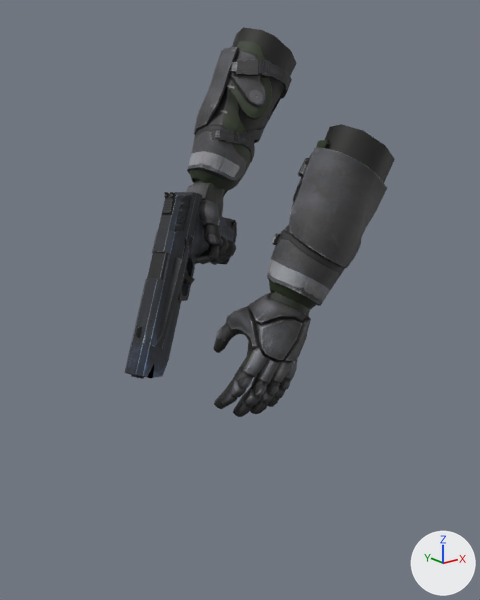
Before and after pictures for a commit that changed the Blender file neo/modelsrc/weapons/viewmodels.blend.
Camera for both pictures: a camera (50 mm lens) standing at (-82.7, -73.9, -25.1) and looking at (-29.3, -7.1, -51.8). Every picture has the same lights, and +X, +Y and +Z are marked at lower right. The older version comes first.

In view in the first picture: 'jinrai_tachi_preview'.
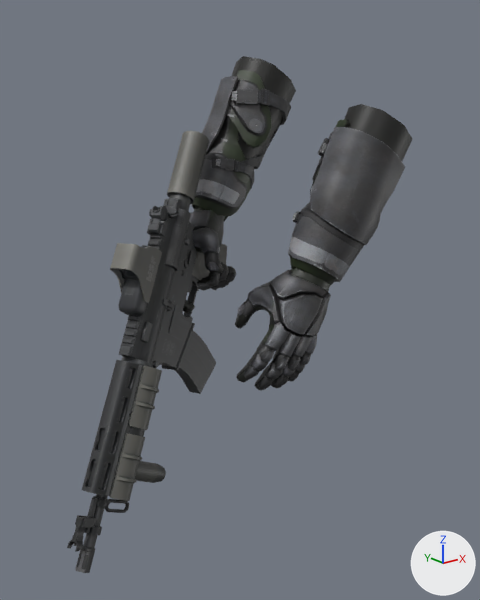
The edits, one by one:
Picture 'zr68_front.png' (img_zr68_front_png) is new.
Picture 'zr68_back.png' (img_zr68_back_png) is new.
Picture 'zr68_reddot.png' (img_zr68_reddot_png) is new.
Material 'jinrai_armsheet1.001' (mat_jinrai_armsheet1_001) is new.
Its texture is img_jinrai_armsheet1_png.
Material 'zr68_front' (mat_zr68_front) is new.
Its texture is img_zr68_front_png.
Material 'zr68_back' (mat_zr68_back) is new.
Its texture is img_zr68_back_png.
Material 'jinrai_armsheet2.001' (mat_jinrai_armsheet2_001) is new.
Its texture is img_jinrai_armsheet2_png.
Material 'zr68_reddot' (mat_zr68_reddot) is new.
Its texture is img_zr68_reddot_png.
me_jinrai_tachi_preview is used by ob_jinrai_tachi_preview; location (0.0, 0.0, 0.0).
me_jinrai_tachi_preview had 3016 vertices, 5456 faces and spanned x -45.8..-9.3, y -18.3..10.4, z -66.0..-16.3.
me_jinrai_tachi_preview no longer uses material mat_jinrai_armsheet2 (picture img_jinrai_armsheet2_png).
me_jinrai_tachi_preview no longer uses material mat_jinrai_armsheet1 (picture img_jinrai_armsheet1_png).
me_jinrai_tachi_preview no longer uses material mat_tachi (picture img_tachi_png).
me_jinrai_tachi_preview now has 4582 vertices, 7994 faces and spans x -57.5..-5.2, y -17.8..10.4, z -79.8..-20.1.
me_jinrai_tachi_preview part 1: the loose piece of 486 vertices spanning x -28.5..-10.5, y -0.2..10.4, z -40.1..-18.2 is moved by (0.0, 0.0, -3.9), in mat_jinrai_armsheet2_001 (picture img_jinrai_armsheet2_png).
me_jinrai_tachi_preview part 2: the loose piece of 486 vertices spanning x -28.6..-10.5, y -18.3..-7.8, z -52.8..-30.9 is moved by (4.1, 0.5, 2.4), in mat_jinrai_armsheet2_001 (picture img_jinrai_armsheet2_png).
me_jinrai_tachi_preview part 3: the loose piece of 555 vertices spanning x -35.3..-9.4, y -2.1..10.0, z -50.3..-16.3 is moved by (0.0, 0.0, -3.9), in mat_jinrai_armsheet1_001 (picture img_jinrai_armsheet1_png).
me_jinrai_tachi_preview part 4: the loose piece of 569 vertices spanning x -36.5..-9.3, y -17.9..-6.0, z -66.0..-29.0 is moved by (4.1, 0.5, 2.4), in mat_jinrai_armsheet1_001 (picture img_jinrai_armsheet1_png).
me_jinrai_tachi_preview part 5: the loose piece of 198 vertices spanning x -44.1..-31.5, y -5.9..2.6, z -56.7..-37.5 is rebuilt with 91 vertices and now spans x -46.3..-30.9, y -5.9..2.8, z -61.3..-40.6, in mat_zr68_back (picture img_zr68_back_png).
me_jinrai_tachi_preview part 6: 410 vertices removed from x -45.8..-21.2, y -6.8..5.7, z -60.5..-38.0; 2395 vertices added at x -57.5..-23.2, y -11.7..5.6, z -79.8..-30.1.
Other edits to the shape of me_jinrai_tachi_preview do not show in these pictures.
me_jinrai_tachi_preview gains material mat_jinrai_armsheet2_001 (picture img_jinrai_armsheet2_png).
me_jinrai_tachi_preview gains material mat_jinrai_armsheet1_001 (picture img_jinrai_armsheet1_png).
me_jinrai_tachi_preview gains material mat_zr68_back (picture img_zr68_back_png).
me_jinrai_tachi_preview gains material mat_zr68_front (picture img_zr68_front_png).
me_jinrai_tachi_preview gains material mat_zr68_reddot (picture img_zr68_reddot_png).

Boxes (x1, y1, x2, y2) around the edits, measured in the pictures (480 x 600 px; the box of a moved part takes in the faces that stretch with it):
'jinrai_tachi_preview', reshaped (27% wider, 32% taller): before (124, 27, 395, 417); after (67, 56, 412, 573)
part 1 of me_jinrai_tachi_preview, moved or reshaped: before (187, 41, 292, 197); after (192, 70, 291, 221)
part 2 of me_jinrai_tachi_preview, moved or reshaped: before (267, 140, 387, 310); after (288, 120, 405, 286)
part 3 of me_jinrai_tachi_preview, moved or reshaped: before (183, 27, 297, 286); after (183, 56, 296, 313)
part 4 of me_jinrai_tachi_preview, moved or reshaped: before (213, 124, 395, 417); after (235, 104, 412, 391)
part 5 of me_jinrai_tachi_preview, rebuilt (20% wider): before (132, 192, 195, 349); after (121, 218, 197, 370)
part 6 of me_jinrai_tachi_preview, built on: before (124, 193, 237, 379); after (67, 131, 227, 573)
